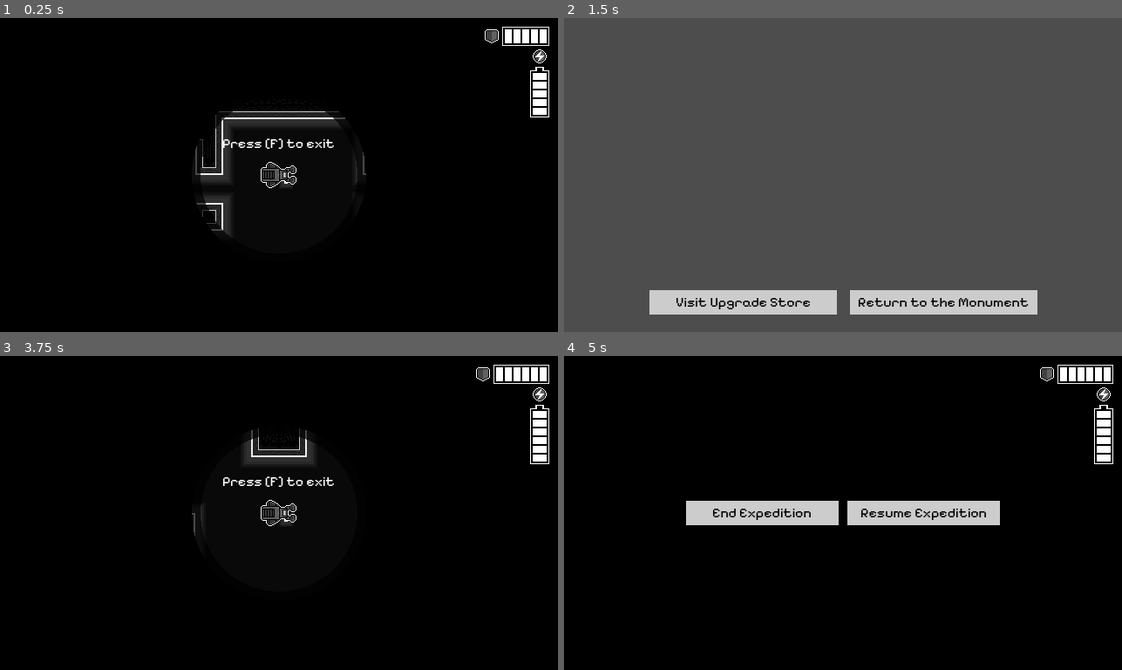
Above: before the commit, frames 1-4 (two rows, left to right).
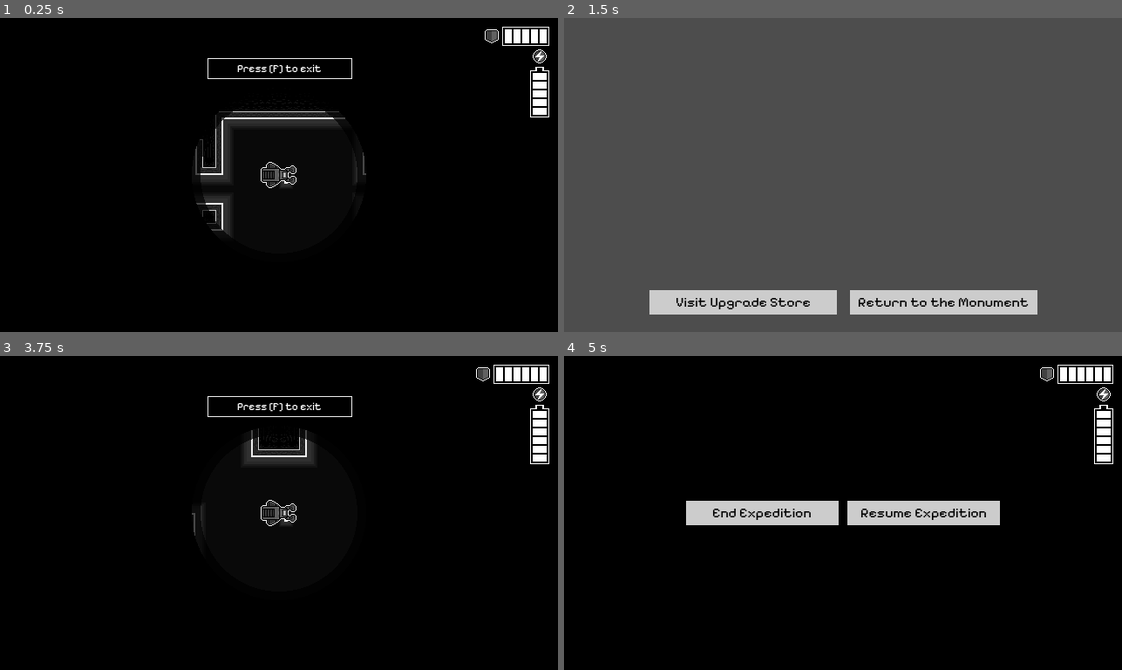
Above: after the commit, the same moments.

Repository: ROMUBOY/projeto_momento
Game: Godot game, scene res://world.tscn
Two runs of this game, one before a commit and one after it. Both use one fixed random seed, a clock stepped at 60 frames per second and the inputs below.
Inputs:
- Up to frame 1 (0.25 s): no input
- Up to frame 2 (1.5 s): tap F (interact) at 0.5 s; hold E (strafe_right) 0.53-1.25 s; hold F (interact) 0.53-1.25 s; click "End Expedition" at 1.25 s
- Up to frame 3 (3.75 s): click "Visit Upgrade Store" at 2 s; click "Buy" at 2.75 s; click "Return to the Monument" at 3.5 s
- Up to frame 4 (5 s): tap F (interact) at 4.25, 4.55 s; hold Down (ui_down) from 4.28 s (still down); tap Space (change_filter) at 4.35 s

The runs differ from the first frame. In frame 1, 0.6% of the frame differs, in the area x 37-64%, y 12-42%; in frame 2, nothing differs; in frame 3, 0.6%; in frame 4, nothing differs.
Error in both runs: Invalid assignment of property or key 'current_filter' with value of type 'int' on a base object of type 'null instance'. (res://world.gd:79)

Commit message:
adjust interaction text position and size/price text

Diff:
--- a/Interaction/InteractionManager.tscn
+++ b/Interaction/InteractionManager.tscn
@@ -1,6 +1,18 @@
-[gd_scene load_steps=2 format=3 uid="uid://qqud5rtytxmv"]
+[gd_scene load_steps=4 format=3 uid="uid://qqud5rtytxmv"]
 
 [ext_resource type="Script" path="res://Interaction/interaction_manager.gd" id="1_m2k37"]
+[ext_resource type="Texture2D" uid="uid://wnjfwr402rsy" path="res://HUD/monumento_ui_prototype_under.png" id="2_y5efa"]
+
+[sub_resource type="StyleBoxTexture" id="StyleBoxTexture_j4jv2"]
+texture = ExtResource("2_y5efa")
+texture_margin_left = 2.0
+texture_margin_top = 2.0
+texture_margin_right = 2.0
+texture_margin_bottom = 2.0
+expand_margin_left = 2.0
+expand_margin_top = 2.0
+expand_margin_right = 2.0
+expand_margin_bottom = 2.0
 
 [node name="InteractionManager" type="Node2D"]
 z_index = 21
@@ -9,18 +21,27 @@
 [node name="CanvasLayer" type="CanvasLayer" parent="."]
 layer = 2
 
-[node name="Label" type="Label" parent="CanvasLayer"]
+[node name="PanelContainer" type="PanelContainer" parent="CanvasLayer"]
+anchors_preset = 8
+anchor_left = 0.5
+anchor_top = 0.5
+anchor_right = 0.5
+anchor_bottom = 0.5
+offset_left = -80.0
+offset_top = -132.0
+offset_right = 82.0
+offset_bottom = -112.0
+grow_horizontal = 2
+grow_vertical = 2
+theme_override_styles/panel = SubResource("StyleBoxTexture_j4jv2")
+
+[node name="Label" type="Label" parent="CanvasLayer/PanelContainer"]
 z_index = 21
 z_as_relative = false
-anchors_preset = 15
-anchor_right = 1.0
-anchor_bottom = 1.0
-offset_top = -36.0
-offset_bottom = -36.0
-grow_horizontal = 2
-grow_vertical = 2
+layout_mode = 2
 size_flags_horizontal = 6
 size_flags_vertical = 6
+theme_override_font_sizes/font_size = 12
 text = "PRESS [ACTION] TO INTERACT"
 horizontal_alignment = 1
 vertical_alignment = 1
--- a/Interaction/interaction_manager.gd
+++ b/Interaction/interaction_manager.gd
@@ -1,7 +1,8 @@
 extends Node2D
 
 @onready var player = get_tree().get_first_node_in_group("player")
-@onready var label: Label = $CanvasLayer/Label
+@onready var label: Label = $CanvasLayer/PanelContainer/Label
+@onready var panel_container: PanelContainer = $CanvasLayer/PanelContainer
 
 const base_text = "Press [F] to "
 
@@ -34,9 +35,9 @@
 		#label.position = local_position
 		#label.global_position.y -= 36
 		#label.global_position.x -= label.size.x / 2
-		label.show()
+		panel_container.show()
 	else:
-		label.hide()
+		panel_container.hide()
 
 func _sort_by_distance_to_player(area1, area2):
 	if player == null:
@@ -50,7 +51,7 @@
 	if event.is_action_pressed("interact") && can_interact:
 		if active_areas.size() > 0:
 			can_interact = false
-			label.hide()
+			panel_container.hide()
 
 			await active_areas[0].interact.call()
 
--- a/Junk/junk.gd
+++ b/Junk/junk.gd
@@ -8,6 +8,7 @@
 
 func _ready() -> void:
 	interaction_area.interact = Callable(self, "_collect")
+	interaction_area.action_name += "\nSize: " + str(size) + "; Sell Price: " + str(sell_price)
 
 func _collect():
 	var player = get_tree().get_root().get_node("World" +"/"+ "Player")
